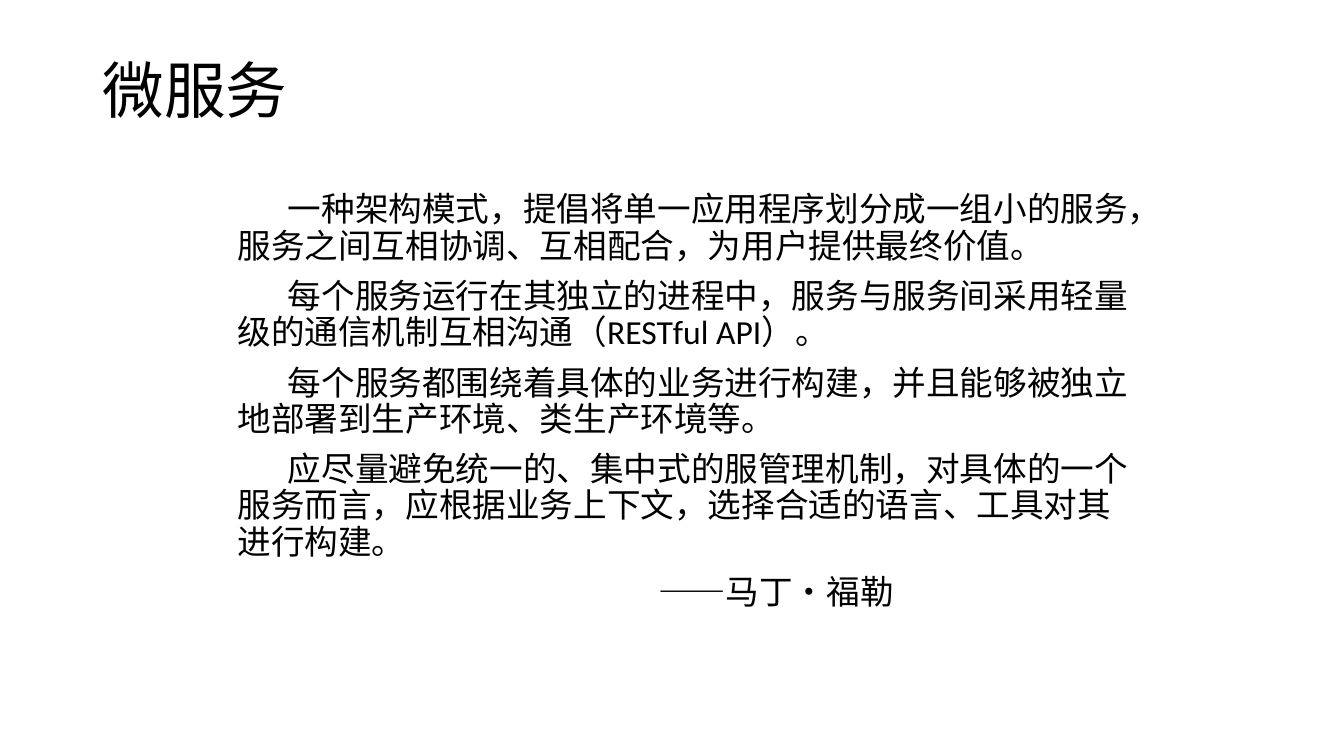
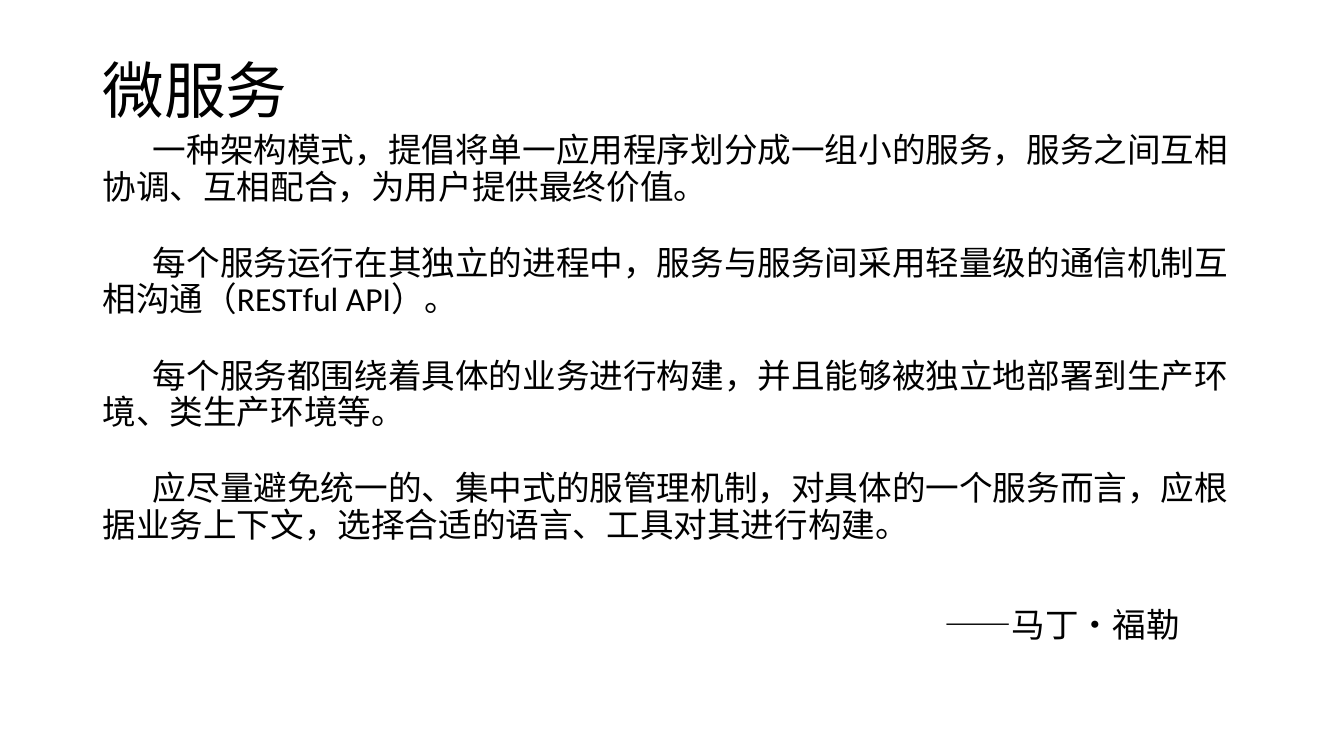
Before and after one commit to axzxs2001/HisMicroserviceSample, a slide deck: slide 2 of HisMicroserviceSample/Doc/基于.net core微服务.pptx. Drawn at 1344x756 pixels with LibreOffice and Linux fonts; fonts in the diff are those of the drawing; background and template pictures are left out. Boxes give left, top, right and bottom in pixels: in the first picture for what was removed or moved away, otherwise in the second. Text is boxed around its words. In the diff, an @@ line names an element or a change of style, - is before the commit and + after.

Commit message:
完善文档，调整服务项目接口。

```diff
--- a/HisMicroserviceSample/Doc/基于.net core微服务.pptx
+++ b/HisMicroserviceSample/Doc/基于.net core微服务.pptx
@@ text "一种架构模式，提倡将单一应用程序划分成一组小的服务，服务之间互相协调、互相配合，为用户提供最终价值。" rewrapped from box(237, 192, 1162, 607) to box(102, 133, 1228, 640) @@
```
Also in this commit, not shown: 8 other slides changed, 5 slides added, 3 slides removed, 3 other files.
